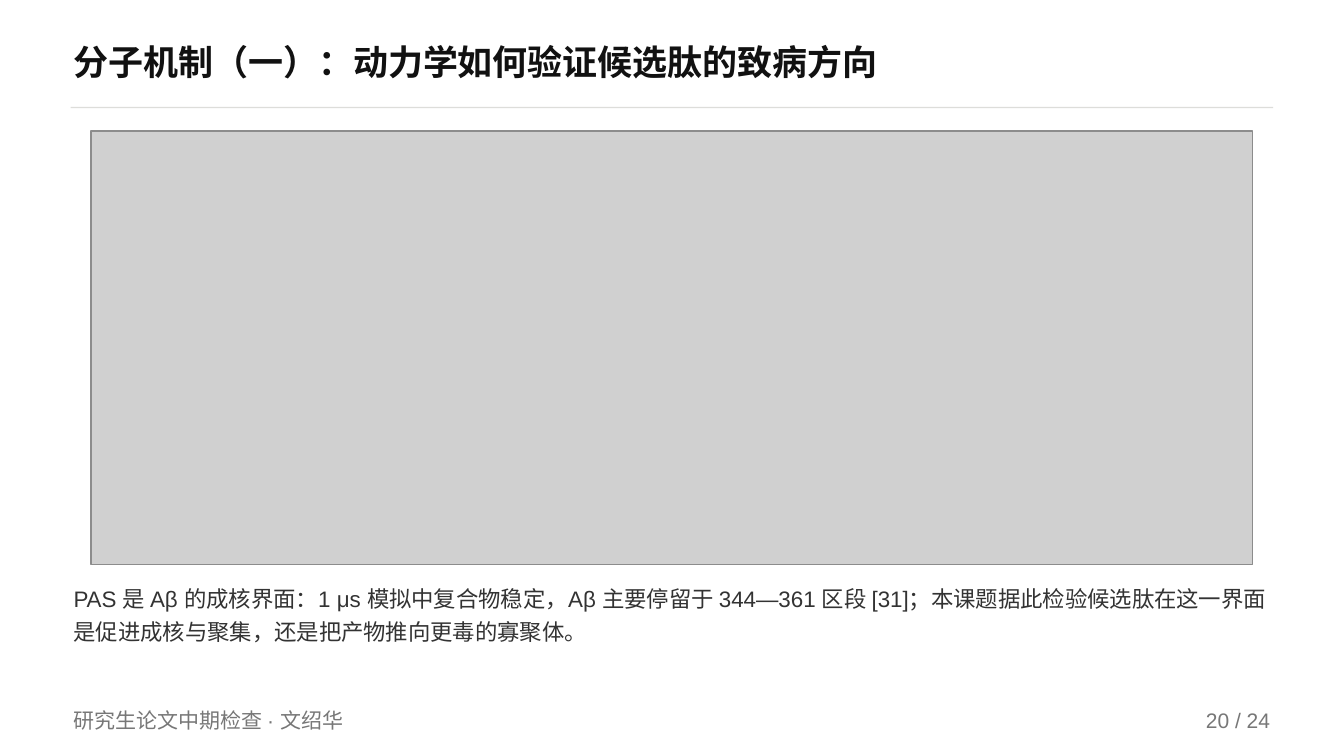
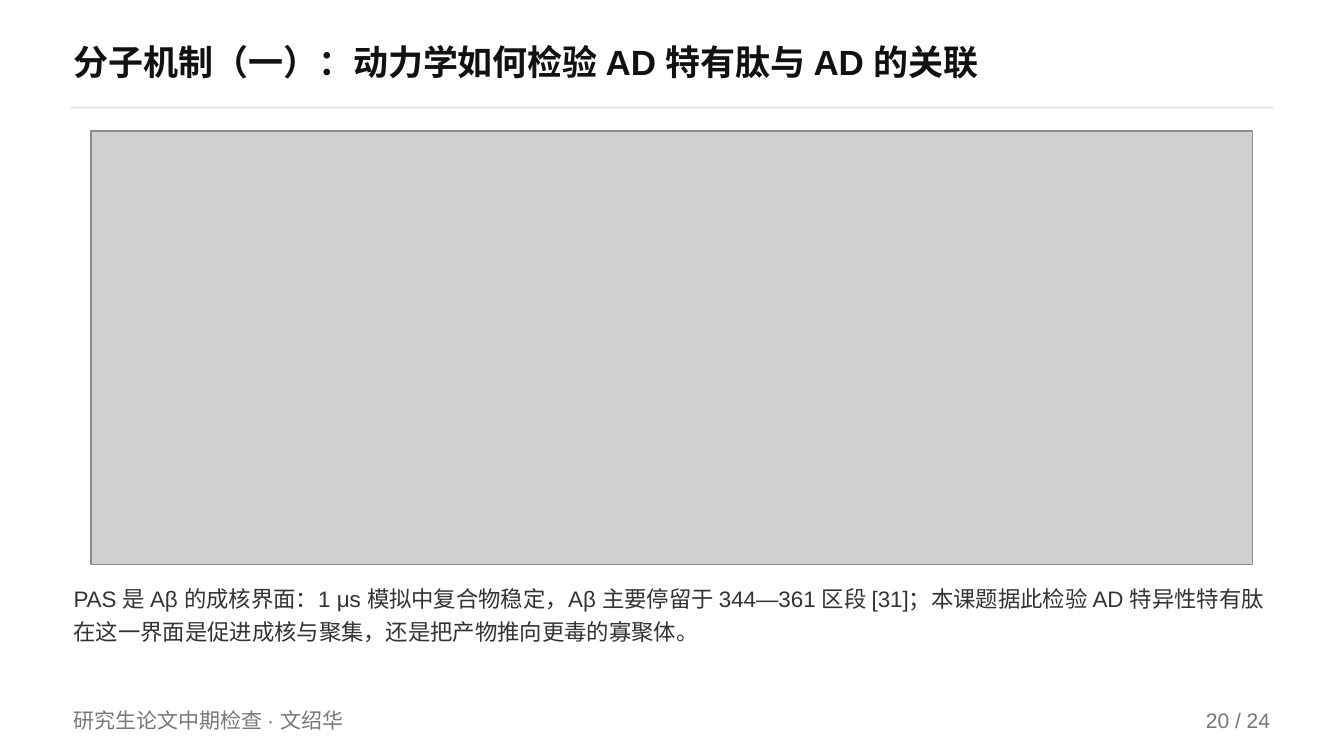
Before and after one commit to mqgg5630-cyber/zhongqi, a slide deck: slide 20 of deliverable/中期答辩_H_nature风.pptx. Drawn at 1344x756 pixels with LibreOffice and Linux fonts; fonts in the diff are those of the drawing; grey boxes stand for pictures. Boxes give left, top, right and bottom in pixels: in the first picture for what was removed or moved away, otherwise in the second. Text is boxed around its words. In the diff, an @@ line names an element or a change of style, - is before the commit and + after.

Commit message:
PPT/docx 按老师意见整改：AD 特异性特有肽、删减三页、补检查小组
- 研究对象统一为“AD 特异性特有抗菌肽”（AD 组特有）：流程页第 ⑨/⑩ 步、
  去重页、机制页、A/B—G 各版 PPT 与 4 份 docx、（60 条文献的）机制说明一致
- 关联分析落点改为“AD 特有肽与 AD 的关联”，全仓不再出现“给出候选优先序”
- 中间版 2（最终答辩 PPT）删掉“与开题计划相比”“八个问题逐一作答”“文献支撑一览”
  三页，机制页只留七环逻辑链与 AChE–Aβ 动力学，共 11 页，谢谢页仍在最后
- 流程页写明 MetaBAT2 · MaxBin2 · CONCOCT 三个分箱算法 + metaWRAP 提纯
- 检查小组成员填入 4 份 docx 与单页签字页：组长 李向阳，组员 江婷婷、孙杰、高洪伟
- 新增文献 [59] iScience 2026、[60] Front Aging Neurosci 2024 支撑“AD 组特异”，
  并把“无 AD 特有抗菌肽直接报道”写成边界
- check_all / check_ppt / check_layout / check_consistency / check_ps1 全通过（0 soft warning）

```diff
--- a/deliverable/中期答辩_H_nature风.pptx
+++ b/deliverable/中期答辩_H_nature风.pptx
@@ text at (74, 45, 979, 79): text changed @@
-分子机制（一）：动力学如何验证候选肽的致病方向
+分子机制（一）：动力学如何检验 AD 特有肽与 AD 的关联
@@ text at (74, 588, 1264, 642): text changed @@
-PAS 是 Aβ 的成核界面：1 μs 模拟中复合物稳定，Aβ 主要停留于 344—361 区段 [31]；本课题据此检验候选肽在这一界面是促进成核与聚集，还是把产物推向更毒的寡聚体。
+PAS 是 Aβ 的成核界面：1 μs 模拟中复合物稳定，Aβ 主要停留于 344—361 区段 [31]；本课题据此检验 AD 特异性特有肽在这一界面是促进成核与聚集，还是把产物推向更毒的寡聚体。
```
Also in this commit, not shown: 10 other slides changed, 46 other files.
